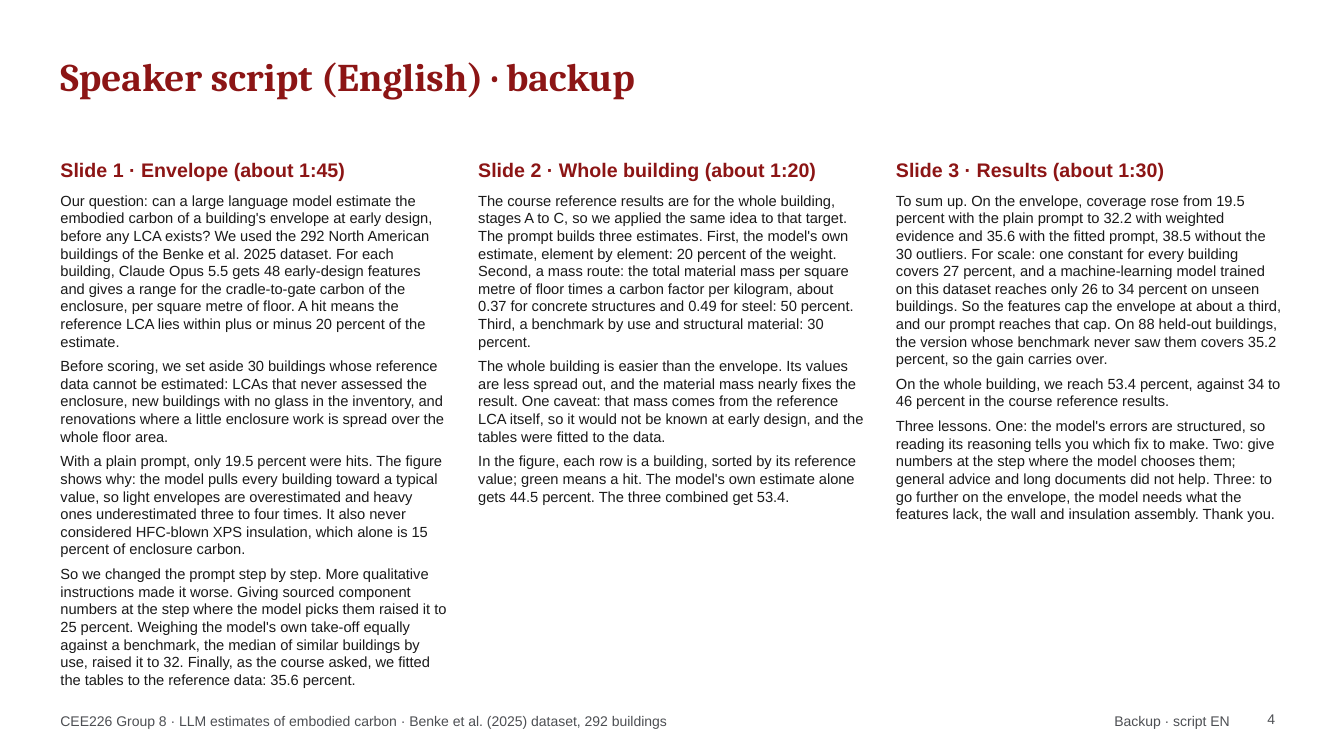
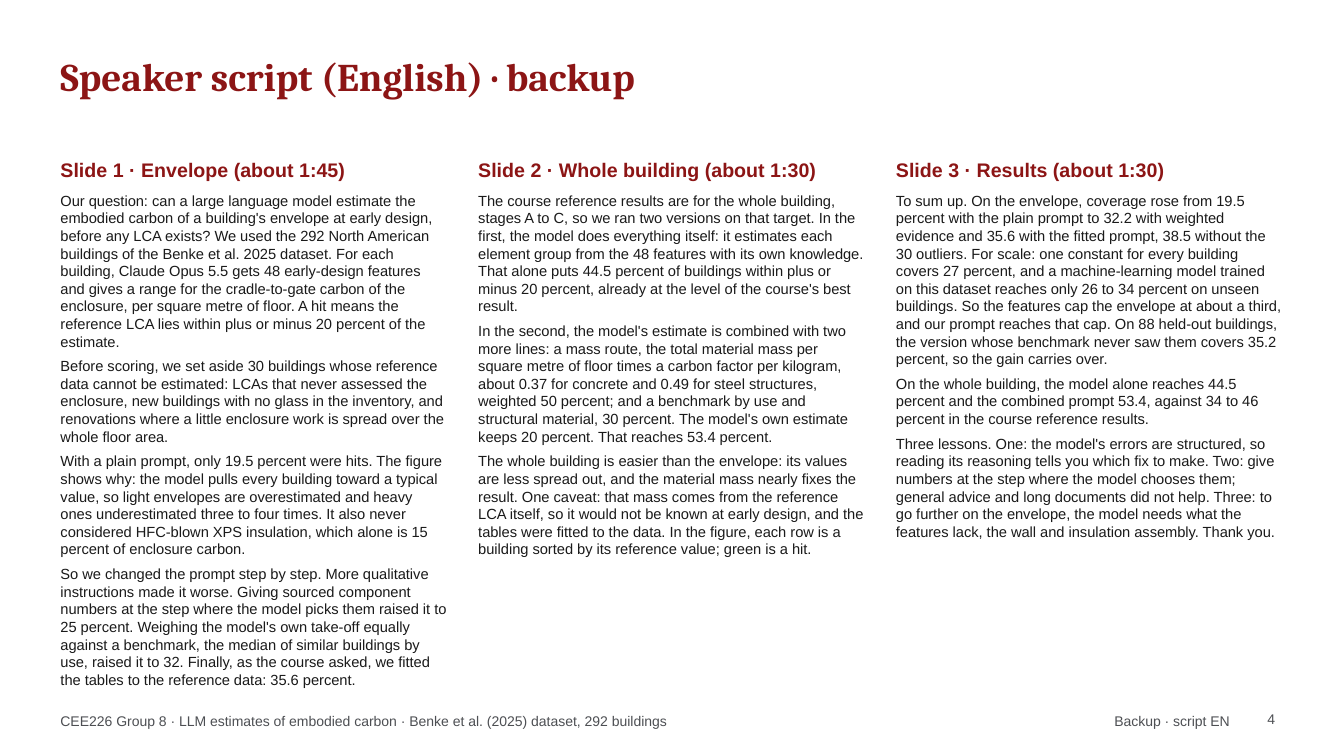
Before and after one commit to HeshanChen/CEE226LCA, a slide deck: slide 4 of report/talk/talk.pptx. Drawn at 1344x756 pixels with LibreOffice and Linux fonts; fonts in the diff are those of the drawing. Boxes give left, top, right and bottom in pixels: in the first picture for what was removed or moved away, otherwise in the second. Text is boxed around its words. In the diff, an @@ line names an element or a change of style, - is before the commit and + after.

```diff
--- a/report/talk/talk.pptx
+++ b/report/talk/talk.pptx
@@ text at (x1=478, y1=162, x2=816, y2=181): text changed @@
-Slide 2 · Whole building (about 1:20)
+Slide 2 · Whole building (about 1:30)
@@ text at (x1=478, y1=195, x2=864, y2=557): text changed @@
-The course reference results are for the whole building, stages A to C, so we applied the same idea to that target. The prompt builds three estimates. First, the model's own estimate, element by element: 20 percent of the weight. Second, a mass route: the total material mass per square metre of floor times a carbon factor per kilogram, about 0.37 for concrete structures and 0.49 for steel: 50 percent. Third, a benchmark by use and structural material: 30 percent.
-The whole building is easier than the envelope. Its values are less spread out, and the material mass nearly fixes the result. One caveat: that mass comes from the reference LCA itself, so it would not be known at early design, and the tables were fitted to the data.
-In the figure, each row is a building, sorted by its reference value; green means a hit. The model's own estimate alone gets 44.5 percent. The three combined get 53.4.
+The course reference results are for the whole building, stages A to C, so we ran two versions on that target. In the first, the model does everything itself: it estimates each element group from the 48 features with its own knowledge. That alone puts 44.5 percent of buildings within plus or minus 20 percent, already at the level of the course's best result.
+In the second, the model's estimate is combined with two more lines: a mass route, the total material mass per square metre of floor times a carbon factor per kilogram, about 0.37 for concrete and 0.49 for steel structures, weighted 50 percent; and a benchmark by use and structural material, 30 percent. The model's own estimate keeps 20 percent. That reaches 53.4 percent.
+The whole building is easier than the envelope: its values are less spread out, and the material mass nearly fixes the result. One caveat: that mass comes from the reference LCA itself, so it would not be known at early design, and the tables were fitted to the data. In the figure, each row is a building sorted by its reference value; green is a hit.
@@ text at (x1=896, y1=378, x2=1258, y2=427): text changed @@
-On the whole building, we reach 53.4 percent, against 34 to 46 percent in the course reference results.
+On the whole building, the model alone reaches 44.5 percent and the combined prompt 53.4, against 34 to 46 percent in the course reference results.
```
Also in this commit, not shown: 2 other slides changed, 11 other files.
